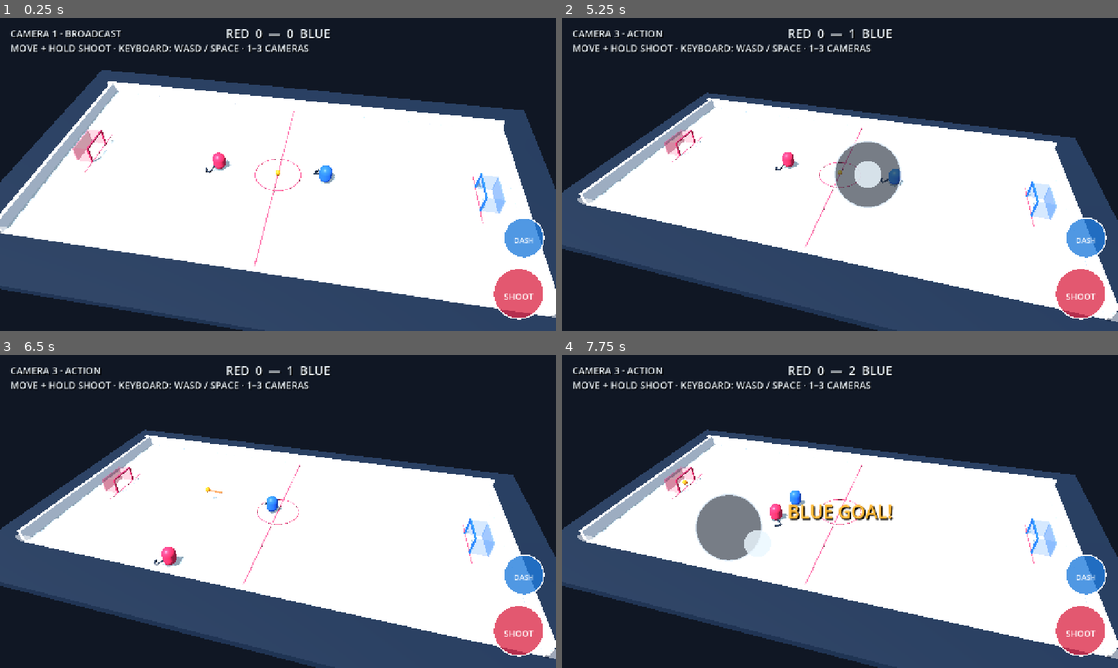
Above: before the commit, frames 1-4 (two rows, left to right).
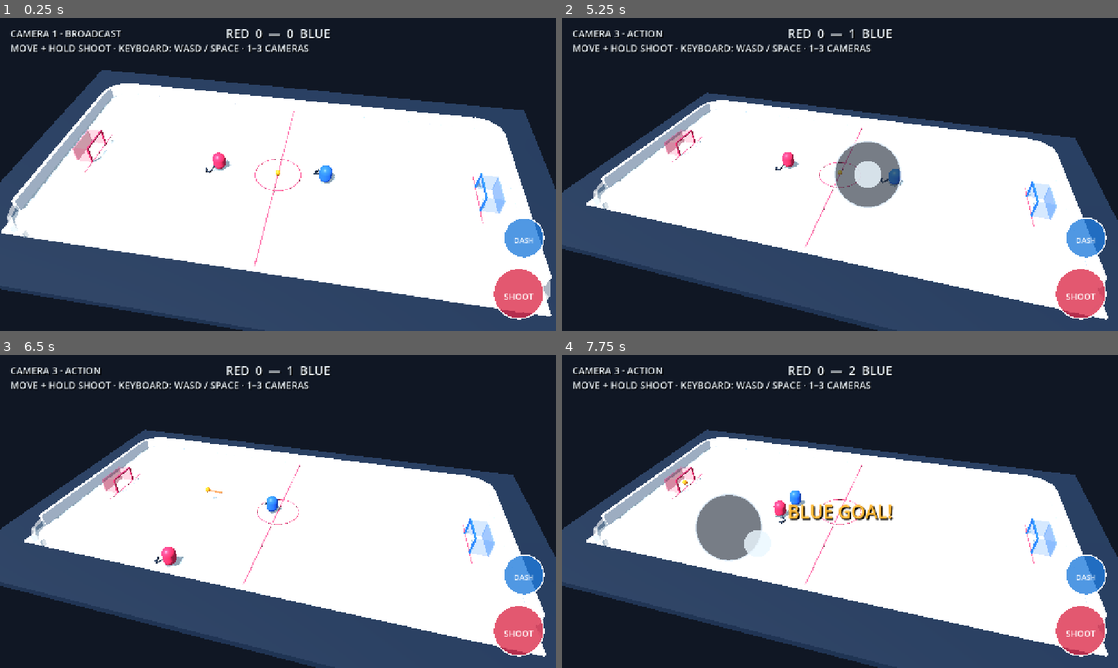
Above: after the commit, the same moments.

Repository: dylanwatsonsoftware/floorball-frenzy-3d
Game: Godot game, scene res://scenes/app/main.tscn
Two runs of this game, one before a commit and one after it. Both use one fixed random seed, a clock stepped at 60 frames per second and the inputs below.
Inputs (mouse positions are in pixels of both pictures, inside the frame that each line leads up to):
- Up to frame 1 (0.25 s): no input
- Up to frame 2 (5.25 s): tap Enter at 0.5, 4.25 s; move the mouse to (962, 158) at 0.52 s; hold D (move_right) 0.53-1.25 s; hold Space (shoot) 0.53-1.25 s; tap Shift (dash) at 0.6, 2.1 s; click (962, 158) at 0.67 s; drag from (728, 190) to (812, 237) at 1.27 s; move the mouse to (895, 105) at 2.02 s; hold D (move_right) 2.03-2.75 s; hold Space (shoot) 2.03-2.75 s; drag from (812, 237) to (673, 127) at 2.77 s; move the mouse to (1006, 221) at 3.52 s; hold A (move_left) 3.53-4.25 s; hold Space (shoot) 3.53-4.25 s; tap 1 at 3.6 s; drag from (673, 127) to (756, 96) at 4.27 s; move the mouse to (867, 174) at 5.02 s; hold S (move_down) from 5.03 s (still down); hold Space (shoot) from 5.03 s (still down); tap 3 at 5.1 s; click (867, 174) at 5.17 s
- Up to frame 3 (6.5 s): release S (move_down) at 5.75 s; release Space (shoot) at 5.75 s; drag from (194, 433) to (166, 527) at 5.77 s
- Up to frame 4 (7.75 s): move the mouse to (962, 495) at 6.52 s; hold W (move_up) 6.53-7.25 s; hold Space (shoot) 6.53-7.25 s; drag from (728, 527) to (812, 574) at 7.27 s

The runs differ from the first frame. In frame 1, 0.5% of the frame differs, in the area x 0-100%, y 20-96%; in frame 2, 0.5%; in frame 3, 0.6%; in frame 4, 0.7%, in the area x 2-100%, y 25-98%.

Commit message:
feat: add rounded rink corners

Diff:
--- a/scripts/gameplay/opponent_controller.gd
+++ b/scripts/gameplay/opponent_controller.gd
@@ -2,6 +2,7 @@
 
 const SimpleAIScript = preload("res://scripts/simulation/simple_ai.gd")
 const PlayerMotorScript = preload("res://scripts/gameplay/player_motor.gd")
+const RinkCollisionScript = preload("res://scripts/simulation/rink_collision.gd")
 const RINK_HALF_LENGTH := 18.1
 const RINK_HALF_WIDTH := 8.6
 const SHOT_CHARGE_SECONDS := 0.55
@@ -28,8 +29,9 @@
 	var decision := SimpleAIScript.decide(global_position, _ball.global_position, _player.global_position, _ball.ball_velocity)
 	velocity = PlayerMotorScript.step_velocity(velocity, decision.movement, delta)
 	move_and_slide()
-	global_position.x = clampf(global_position.x, -RINK_HALF_LENGTH, RINK_HALF_LENGTH)
-	global_position.z = clampf(global_position.z, -RINK_HALF_WIDTH, RINK_HALF_WIDTH)
+	var boundary := RinkCollisionScript.constrain_body(global_position, velocity, RINK_HALF_LENGTH, RINK_HALF_WIDTH, 1.8)
+	global_position = boundary.position
+	velocity = boundary.velocity
 
 	var facing_planar: Vector2 = decision.shot_direction if decision.wants_shot else decision.movement
 	if not facing_planar.is_zero_approx():
--- a/scripts/gameplay/player_controller.gd
+++ b/scripts/gameplay/player_controller.gd
@@ -1,6 +1,7 @@
 extends CharacterBody3D
 
 const PlayerMotorScript = preload("res://scripts/gameplay/player_motor.gd")
+const RinkCollisionScript = preload("res://scripts/simulation/rink_collision.gd")
 const RINK_HALF_LENGTH := 18.1
 const RINK_HALF_WIDTH := 8.6
 const DASH_STREAK_SECONDS := 0.18
@@ -39,8 +40,9 @@
 	else:
 		velocity = PlayerMotorScript.step_velocity(velocity, input_vector, delta)
 	move_and_slide()
-	global_position.x = clampf(global_position.x, -RINK_HALF_LENGTH, RINK_HALF_LENGTH)
-	global_position.z = clampf(global_position.z, -RINK_HALF_WIDTH, RINK_HALF_WIDTH)
+	var boundary := RinkCollisionScript.constrain_body(global_position, velocity, RINK_HALF_LENGTH, RINK_HALF_WIDTH, 1.8)
+	global_position = boundary.position
+	velocity = boundary.velocity
 
 	if velocity.length_squared() > 0.04:
 		_facing_direction = Vector3(velocity.x, 0.0, velocity.z).normalized()
--- a/scripts/presentation/greybox_arena.gd
+++ b/scripts/presentation/greybox_arena.gd
@@ -4,6 +4,7 @@
 const RINK_LENGTH := 38.0
 const RINK_WIDTH := 19.0
 const BOARD_HEIGHT := 1.0
+const BOARD_CORNER_RADIUS := 2.15
 
 var _camera_presets: Array[Dictionary] = CameraPresetsScript.all()
 var _camera: Camera3D
@@ -71,10 +72,30 @@
 
 func _build_boards() -> void:
 	var board_color := Color("f5f8fa")
-	_add_box("FarBoard", Vector3(RINK_LENGTH + 1.0, BOARD_HEIGHT, 0.35), Vector3(0.0, BOARD_HEIGHT * 0.5, -RINK_WIDTH * 0.5), board_color)
-	_add_box("NearBoard", Vector3(RINK_LENGTH + 1.0, 0.48, 0.28), Vector3(0.0, 0.24, RINK_WIDTH * 0.5), Color(0.75, 0.84, 0.88, 0.55))
-	_add_box("LeftBoard", Vector3(0.35, BOARD_HEIGHT, RINK_WIDTH), Vector3(-RINK_LENGTH * 0.5, BOARD_HEIGHT * 0.5, 0.0), board_color)
-	_add_box("RightBoard", Vector3(0.35, BOARD_HEIGHT, RINK_WIDTH), Vector3(RINK_LENGTH * 0.5, BOARD_HEIGHT * 0.5, 0.0), board_color)
+	var straight_length := RINK_LENGTH - BOARD_CORNER_RADIUS * 2.0
+	var straight_width := RINK_WIDTH - BOARD_CORNER_RADIUS * 2.0
+	_add_box("FarBoard", Vector3(straight_length, BOARD_HEIGHT, 0.35), Vector3(0.0, BOARD_HEIGHT * 0.5, -RINK_WIDTH * 0.5), board_color)
+	_add_box("NearBoard", Vector3(straight_length, 0.48, 0.28), Vector3(0.0, 0.24, RINK_WIDTH * 0.5), Color(0.75, 0.84, 0.88, 0.55))
+	_add_box("LeftBoard", Vector3(0.35, BOARD_HEIGHT, straight_width), Vector3(-RINK_LENGTH * 0.5, BOARD_HEIGHT * 0.5, 0.0), board_color)
+	_add_box("RightBoard", Vector3(0.35, BOARD_HEIGHT, straight_width), Vector3(RINK_LENGTH * 0.5, BOARD_HEIGHT * 0.5, 0.0), board_color)
+	_build_corner_board("FarLeftCornerBoard", -1.0, -1.0, BOARD_HEIGHT, board_color)
+	_build_corner_board("FarRightCornerBoard", 1.0, -1.0, BOARD_HEIGHT, board_color)
+	_build_corner_board("NearLeftCornerBoard", -1.0, 1.0, 0.56, Color(0.75, 0.84, 0.88, 0.62))
+	_build_corner_board("NearRightCornerBoard", 1.0, 1.0, 0.56, Color(0.75, 0.84, 0.88, 0.62))
+
+
+func _build_corner_board(node_name: String, sign_x: float, sign_z: float, height: float, color: Color) -> void:
+	var corner := Node3D.new()
+	corner.name = node_name
+	add_child(corner)
+	var center := Vector2(sign_x * (RINK_LENGTH * 0.5 - BOARD_CORNER_RADIUS), sign_z * (RINK_WIDTH * 0.5 - BOARD_CORNER_RADIUS))
+	var segment_length := BOARD_CORNER_RADIUS * PI / 6.0 + 0.08
+	for index in 3:
+		var angle := deg_to_rad(15.0 + index * 30.0)
+		var outward := Vector2(sign_x * cos(angle), sign_z * sin(angle))
+		var tangent := Vector2(-sign_x * sin(angle), sign_z * cos(angle))
+		var segment := _add_box_to(corner, "Segment%d" % (index + 1), Vector3(segment_length, height, 0.34), Vector3(center.x + outward.x * BOARD_CORNER_RADIUS, height * 0.5, center.y + outward.y * BOARD_CORNER_RADIUS), color)
+		segment.rotation.y = -atan2(tangent.y, tangent.x)
 
 
 func _build_goal(goal_name: String, x_position: float, color: Color) -> void:
@@ -260,6 +281,10 @@
 
 
 func _add_box(node_name: String, size: Vector3, position: Vector3, color: Color, shadow: bool = true) -> MeshInstance3D:
+	return _add_box_to(self, node_name, size, position, color, shadow)
+
+
+func _add_box_to(parent: Node, node_name: String, size: Vector3, position: Vector3, color: Color, shadow: bool = true) -> MeshInstance3D:
 	var mesh_instance := MeshInstance3D.new()
 	mesh_instance.name = node_name
 	var mesh := BoxMesh.new()
@@ -268,7 +293,7 @@
 	mesh_instance.position = position
 	mesh_instance.cast_shadow = GeometryInstance3D.SHADOW_CASTING_SETTING_ON if shadow else GeometryInstance3D.SHADOW_CASTING_SETTING_OFF
 	mesh_instance.material_override = _material(color, 0.72)
-	add_child(mesh_instance)
+	parent.add_child(mesh_instance)
 	return mesh_instance
 
 
--- a/scripts/simulation/ball_simulation.gd
+++ b/scripts/simulation/ball_simulation.gd
@@ -2,14 +2,15 @@
 extends RefCounted
 
 const GoalCollisionScript = preload("res://scripts/simulation/goal_collision.gd")
+const RinkCollisionScript = preload("res://scripts/simulation/rink_collision.gd")
 
 const SHOT_BASE_SPEED := 13.0
 const SHOT_SPEED_SCALE := 12.0
 const SHOT_BASE_LIFT := 1.5
 const SHOT_LIFT_SCALE := 5.5
 const BALL_RADIUS := 0.22
-const RINK_HALF_LENGTH := 18.65
-const RINK_HALF_WIDTH := 9.15
+const RINK_HALF_LENGTH := RinkCollisionScript.HALF_LENGTH
+const RINK_HALF_WIDTH := RinkCollisionScript.HALF_WIDTH
 const GRAVITY := 14.0
 const FLOOR_BOUNCE := 0.42
 const WALL_BOUNCE := 0.78
@@ -45,12 +46,9 @@
 	next_position = goal_collision.position
 	next_velocity = goal_collision.velocity
 
-	if absf(next_position.x) > RINK_HALF_LENGTH:
-		next_position.x = clampf(next_position.x, -RINK_HALF_LENGTH, RINK_HALF_LENGTH)
-		next_velocity.x = -next_velocity.x * WALL_BOUNCE
-	if absf(next_position.z) > RINK_HALF_WIDTH:
-		next_position.z = clampf(next_position.z, -RINK_HALF_WIDTH, RINK_HALF_WIDTH)
-		next_velocity.z = -next_velocity.z * WALL_BOUNCE
+	var rink_collision := RinkCollisionScript.resolve(next_position, next_velocity)
+	next_position = rink_collision.position
+	next_velocity = rink_collision.velocity
 
 	return {
 		"position": next_position,
--- /dev/null
+++ b/scripts/simulation/rink_collision.gd
@@ -0,0 +1,56 @@
+class_name RinkCollision
+extends RefCounted
+
+const HALF_LENGTH := 18.65
+const HALF_WIDTH := 9.15
+const CORNER_RADIUS := 1.8
+const BALL_BOUNCE := 0.78
+
+
+static func resolve(position: Vector3, velocity: Vector3) -> Dictionary:
+	return _resolve_boundary(position, velocity, HALF_LENGTH, HALF_WIDTH, CORNER_RADIUS, BALL_BOUNCE)
+
+
+static func constrain_body(position: Vector3, velocity: Vector3, half_length: float, half_width: float, corner_radius: float) -> Dictionary:
+	return _resolve_boundary(position, velocity, half_length, half_width, corner_radius, 0.0)
+
+
+static func _resolve_boundary(position: Vector3, velocity: Vector3, half_length: float, half_width: float, corner_radius: float, bounce: float) -> Dictionary:
+	var next_position := position
+	var next_velocity := velocity
+	var abs_x := absf(next_position.x)
+	var abs_z := absf(next_position.z)
+	var corner_start_x := half_length - corner_radius
+	var corner_start_z := half_width - corner_radius
+
+	if abs_x > corner_start_x and abs_z > corner_start_z:
+		var sign_x := signf(next_position.x)
+		var sign_z := signf(next_position.z)
+		var center := Vector2(sign_x * corner_start_x, sign_z * corner_start_z)
+		var planar := Vector2(next_position.x, next_position.z)
+		var offset := planar - center
+		if offset.length() > corner_radius:
+			var normal := offset.normalized()
+			planar = center + normal * corner_radius
+			next_position.x = planar.x
+			next_position.z = planar.y
+			var planar_velocity := Vector2(next_velocity.x, next_velocity.z)
+			var outward_speed := planar_velocity.dot(normal)
+			if outward_speed > 0.0:
+				planar_velocity -= normal * outward_speed * (1.0 + bounce)
+				next_velocity.x = planar_velocity.x
+				next_velocity.z = planar_velocity.y
+			return {"position": next_position, "velocity": next_velocity, "collided": true}
+
+	var collided := false
+	if absf(next_position.x) > half_length:
+		next_position.x = clampf(next_position.x, -half_length, half_length)
+		if next_velocity.x * signf(next_position.x) > 0.0:
+			next_velocity.x = -next_velocity.x * bounce
+		collided = true
+	if absf(next_position.z) > half_width:
+		next_position.z = clampf(next_position.z, -half_width, half_width)
+		if next_velocity.z * signf(next_position.z) > 0.0:
+			next_velocity.z = -next_velocity.z * bounce
+		collided = true
+	return {"position": next_position, "velocity": next_velocity, "collided": collided}
--- a/tests/greybox_scene_test.gd
+++ b/tests/greybox_scene_test.gd
@@ -17,6 +17,10 @@
 
 	var required_nodes := [
 		"Arena/RinkFloor",
+		"Arena/FarLeftCornerBoard",
+		"Arena/FarRightCornerBoard",
+		"Arena/NearLeftCornerBoard",
+		"Arena/NearRightCornerBoard",
 		"Arena/Player",
 		"Arena/Player/StickRig/Shaft",
 		"Arena/Player/StickRig/Blade",
--- /dev/null
+++ b/tests/rink_collision_test.gd
@@ -0,0 +1,48 @@
+extends SceneTree
+
+
+func _init() -> void:
+	var rink := load("res://scripts/simulation/rink_collision.gd")
+	if rink == null:
+		fail("Rounded rink collision simulation is missing")
+		return
+
+	var straight: Dictionary = rink.resolve(
+		Vector3(rink.HALF_LENGTH + 0.2, 0.22, 0.0),
+		Vector3(8.0, 0.0, 1.0)
+	)
+	if straight.position.x > rink.HALF_LENGTH or straight.velocity.x >= 0.0:
+		fail("A straight side-board hit must rebound into the rink")
+		return
+
+	var corner_center := Vector2(rink.HALF_LENGTH - rink.CORNER_RADIUS, rink.HALF_WIDTH - rink.CORNER_RADIUS)
+	var outside_corner: Vector2 = corner_center + Vector2.ONE.normalized() * (rink.CORNER_RADIUS + 0.5)
+	var corner: Dictionary = rink.resolve(
+		Vector3(outside_corner.x, 0.22, outside_corner.y),
+		Vector3(7.0, 0.0, 7.0)
+	)
+	var corrected_offset: Vector2 = Vector2(corner.position.x, corner.position.z) - corner_center
+	if corrected_offset.length() > rink.CORNER_RADIUS + 0.001 or corner.velocity.x >= 0.0 or corner.velocity.z >= 0.0:
+		fail("A rounded corner hit must project and rebound diagonally inward; got %s" % corner)
+		return
+
+	var inside := Vector3(rink.HALF_LENGTH - 1.7, 0.22, rink.HALF_WIDTH - 1.7)
+	var untouched: Dictionary = rink.resolve(inside, Vector3(-2.0, 0.0, 1.0))
+	if not untouched.position.is_equal_approx(inside) or not untouched.velocity.is_equal_approx(Vector3(-2.0, 0.0, 1.0)):
+		fail("A ball inside the rounded boundary must remain untouched")
+		return
+
+	var body: Dictionary = rink.constrain_body(Vector3(18.0, 0.75, 8.5), Vector3(5.0, 0.0, 5.0), 18.1, 8.6, 1.8)
+	var body_center := Vector2(16.3, 6.8)
+	var body_offset := Vector2(body.position.x, body.position.z) - body_center
+	if body_offset.length() > 1.801 or Vector2(body.velocity.x, body.velocity.z).dot(body_offset.normalized()) > 0.001:
+		fail("Players must slide along rounded corners instead of entering the boards")
+		return
+
+	print("Rounded rink collision is valid.")
+	quit(0)
+
+
+func fail(message: String) -> void:
+	push_error(message)
+	quit(1)
Not shown, added: scripts/simulation/rink_collision.gd.uid
Not shown, added: tests/rink_collision_test.gd.uid
